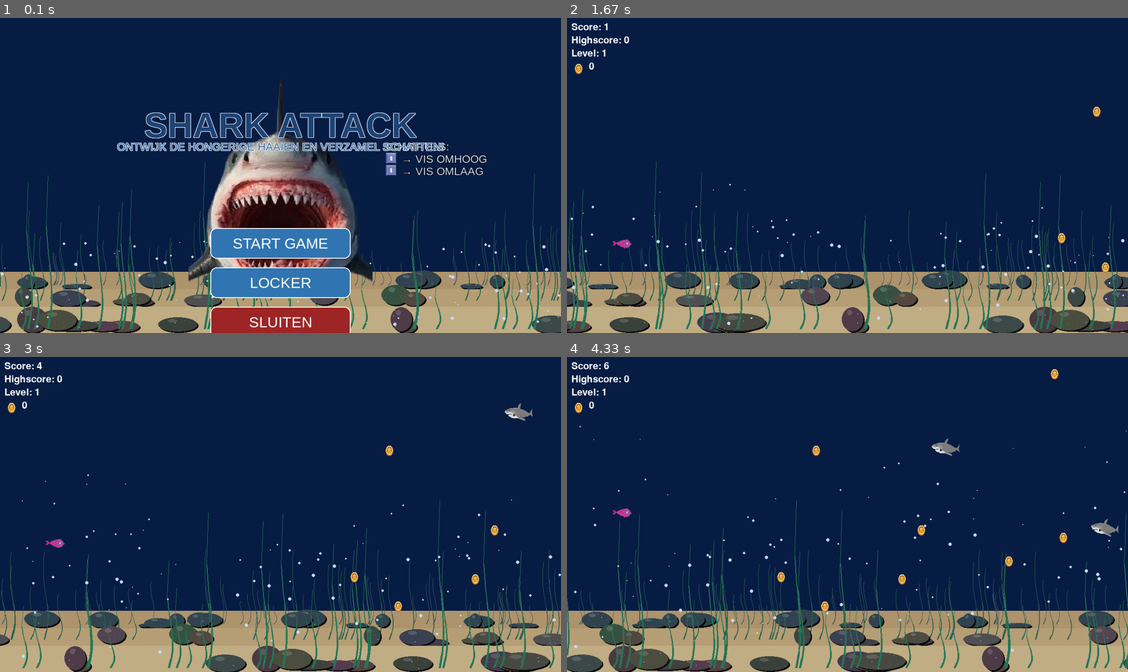
Above: before the commit, frames 1-4 (two rows, left to right).
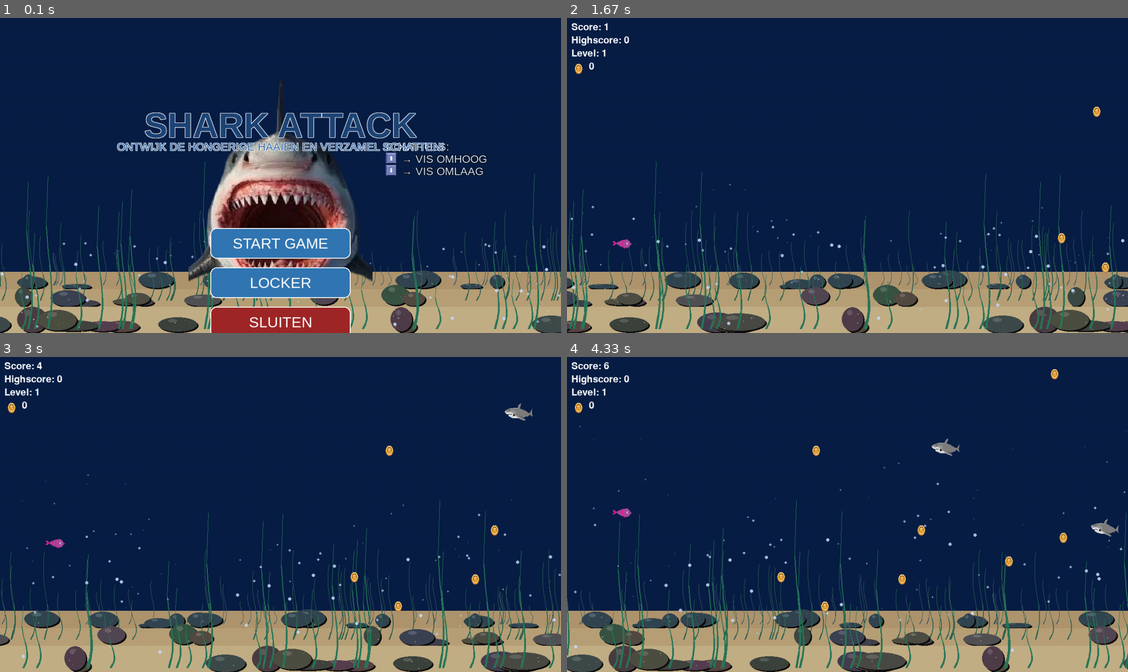
Above: after the commit, the same moments.

Repository: UCLL-introproject-2526/projectweek-46-alibi
Game: pygame game, started from main.py
Two runs of this game, one before a commit and one after it. Both use one fixed random seed, a clock stepped at 60 frames per second and the inputs below.
Inputs (mouse positions are in pixels of both pictures, inside the frame that each line leads up to):
- Up to frame 1 (0.1 s): no input
- Up to frame 2 (1.67 s): click "START GAME" at 0.88 s; hold Down 1.17-1.63 s; move the mouse to (1027, 166) at 1.2 s
- Up to frame 3 (3 s): hold Up 1.67-2.03 s; hold Down 2.07-2.43 s; hold Up 2.47-2.77 s
- Up to frame 4 (4.33 s): hold Up 3.13-3.5 s; hold Down 3.53-3.9 s; hold Up 3.93-4.23 s; hold Down from 4.27 s (still down)

The runs differ from the first frame. In frame 1, 0.1% of the frame differs, in the area x 0-100%, y 70-99%; in frame 2, 0.2%; in frame 3, 0.2%; in frame 4, 0.2%, in the area x 1-100%, y 21-90%.

Commit message:
doorzichtige bubbels

Diff:
--- a/window.py
+++ b/window.py
@@ -249,7 +249,17 @@
         mult = 0.2 + 0.8 * (1 - b["z"])  # parallax factor
         px = int((b["x"] + base_offset * mult) % w)
         for tile in (-1, 0, 1):
-            pygame.draw.circle(screen, (200,220,255), (px + tile * w, int(b["y"])), b["size"])
+            for tile in (-1, 0, 1):
+                # bepaal alpha op basis van diepte (verder weg = subtieler)
+                alpha = max(30, int(200 * (1 - b["z"])))  # 30..200, verder weg = subtieler
+
+                # maak een kleine surface met alpha
+                bubble_surf = pygame.Surface((b["size"]*2, b["size"]*2), pygame.SRCALPHA)
+                pygame.draw.circle(bubble_surf, (200,220,255, alpha), (b["size"], b["size"]), b["size"])
+
+                # teken de bubble
+                screen.blit(bubble_surf, (px + tile * w - b["size"], int(b["y"]) - b["size"]))
+
 
     # sand grains (texture) - draw last so they appear on top of sand bands
     for g in sand_grains:
